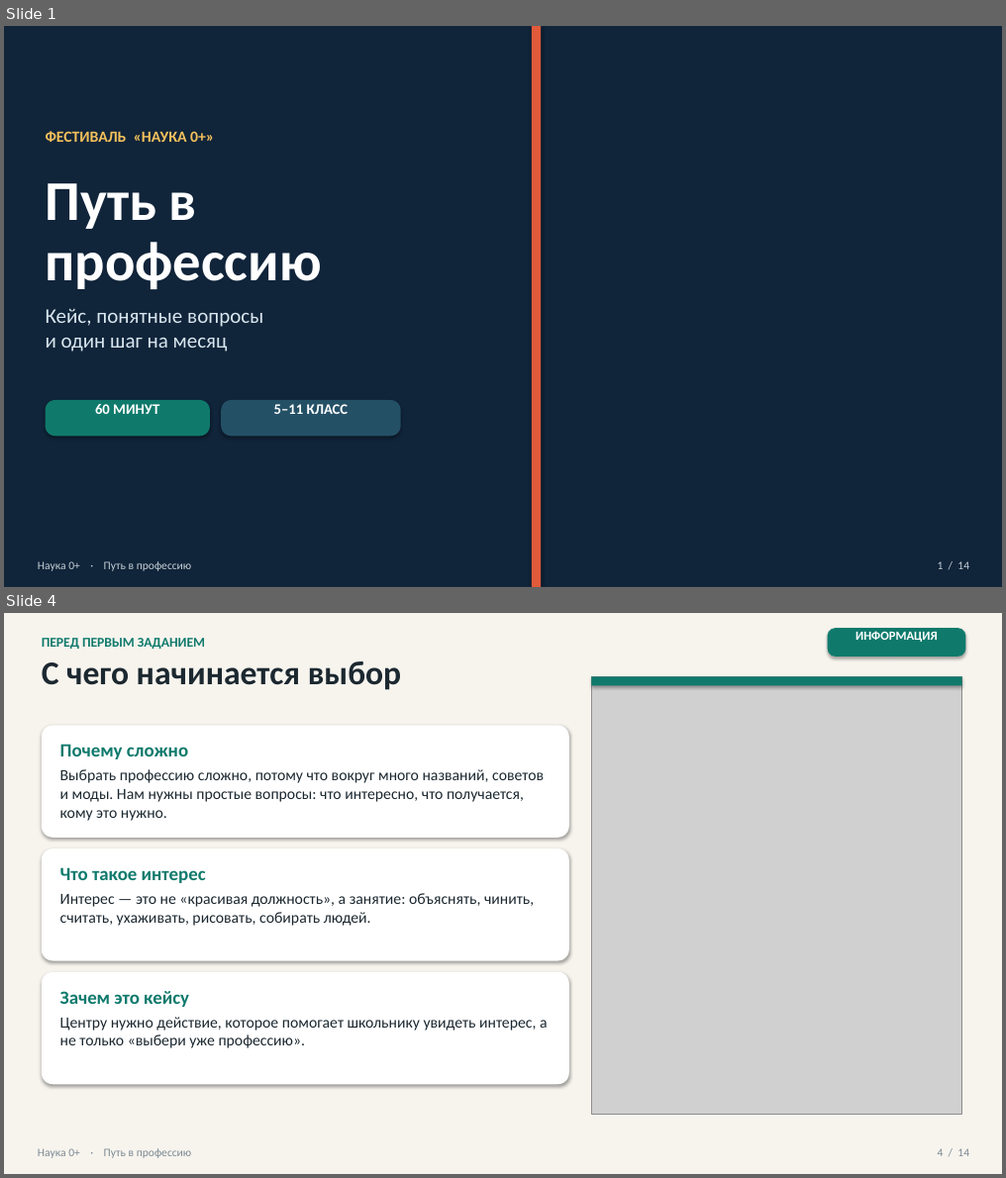
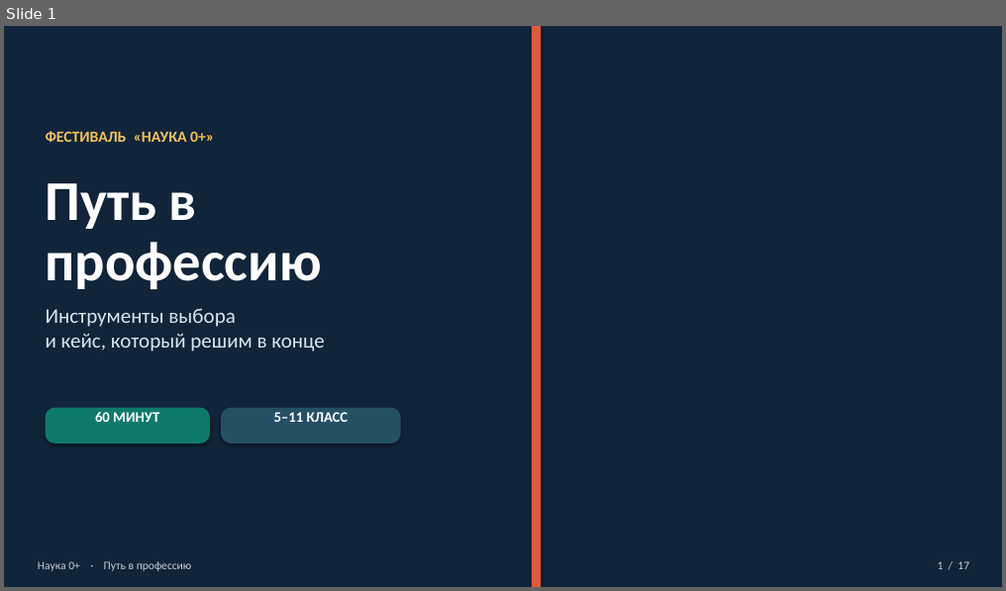
Before and after one commit to Sema917/-tourism, a slide deck: materials/Путь_в_профессию_презентация_60_минут.pptx. Shown one above the other, each under a label of ours: slides 1 and 4 before the commit, slide 1 after it; the slides between them are not shown. The pictures are 1006x1178 and 1006x591 pixels, drawn with LibreOffice and Linux fonts; fonts in the diff are those of the drawing; grey boxes stand for pictures; background and template pictures are left out; a plain dark background stands for a picture behind light text. Boxes give left, top, right and bottom in pixels: in the first picture for what was removed or moved away, otherwise in the second. Text is boxed around its words. In the diff, an @@ line names an element or a change of style, - is before the commit and + after.

```diff
--- a/materials/Путь_в_профессию_презентация_60_минут.pptx
+++ b/materials/Путь_в_профессию_презентация_60_минут.pptx
@@ slide 4 removed at (4,613,1002,1174), background #FFFFFF @@
@@ rectangle removed at (4,613,1002,1174) @@
@@ text removed at (42,638,205,649) @@
-ПЕРЕД ПЕРВЫМ ЗАДАНИЕМ
@@ rounded rectangle removed at (828,628,966,657) @@
@@ text removed at (855,631,938,642) @@
-ИНФОРМАЦИЯ
@@ text removed at (42,662,401,690) @@
-С чего начинается выбор
@@ picture removed at (592,676,962,1115) @@
@@ rectangle removed at (592,676,962,685) @@
@@ rounded rectangle removed at (42,725,569,838) @@
@@ text removed at (60,744,544,821) @@
-Почему сложно
-Выбрать профессию сложно, потому что вокруг много названий, советов и моды. Нам нужны простые вопросы: что интересно, что получается, кому это нужно.
@@ rounded rectangle removed at (42,849,569,961) @@
@@ text removed at (60,867,534,926) @@
-Что такое интерес
-Интерес — это не «красивая должность», а занятие: объяснять, чинить, считать, ухаживать, рисовать, собирать людей.
@@ rounded rectangle removed at (42,972,569,1084) @@
@@ text removed at (60,991,548,1049) @@
-Зачем это кейсу
-Центру нужно действие, которое помогает школьнику увидеть интерес, а не только «выбери уже профессию».
@@ text removed at (38,1149,191,1158) @@
-Наука 0+ · Путь в профессию
@@ text removed at (938,1149,969,1157) @@
-4 / 14
@@ slide 1 changed as well @@
@@ text at (46,308,324,352): text changed @@
-Кейс, понятные вопросы
-и один шаг на месяц
+Инструменты выбора
+и кейс, который решим в конце
@@ 2 texts, 2 rounded rectangles: place and size @@
-2 texts, 2 rounded rectangles at (46,400,401,436)
+2 texts, 2 rounded rectangles at (46,408,401,444)
@@ text at (938,562,969,570): text changed @@
-1 / 14
+1 / 17
```
Also in this commit, not shown: 6 other slides changed, 10 slides added, 6 other slides removed, 9 other files.
